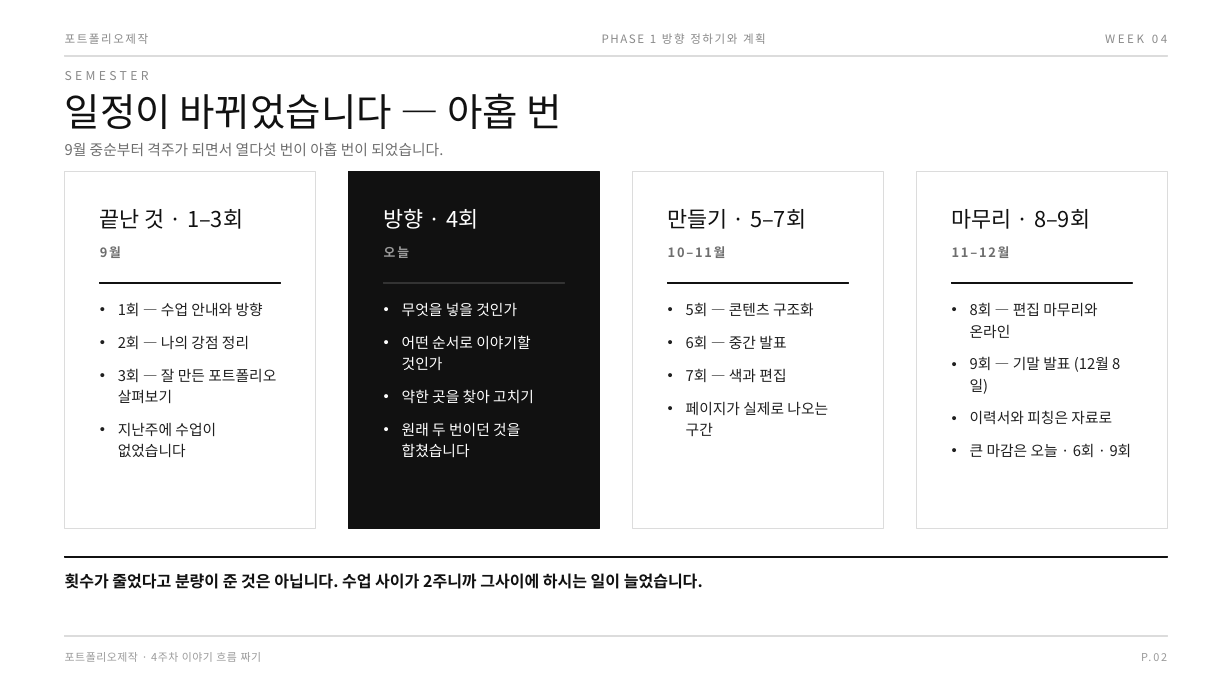
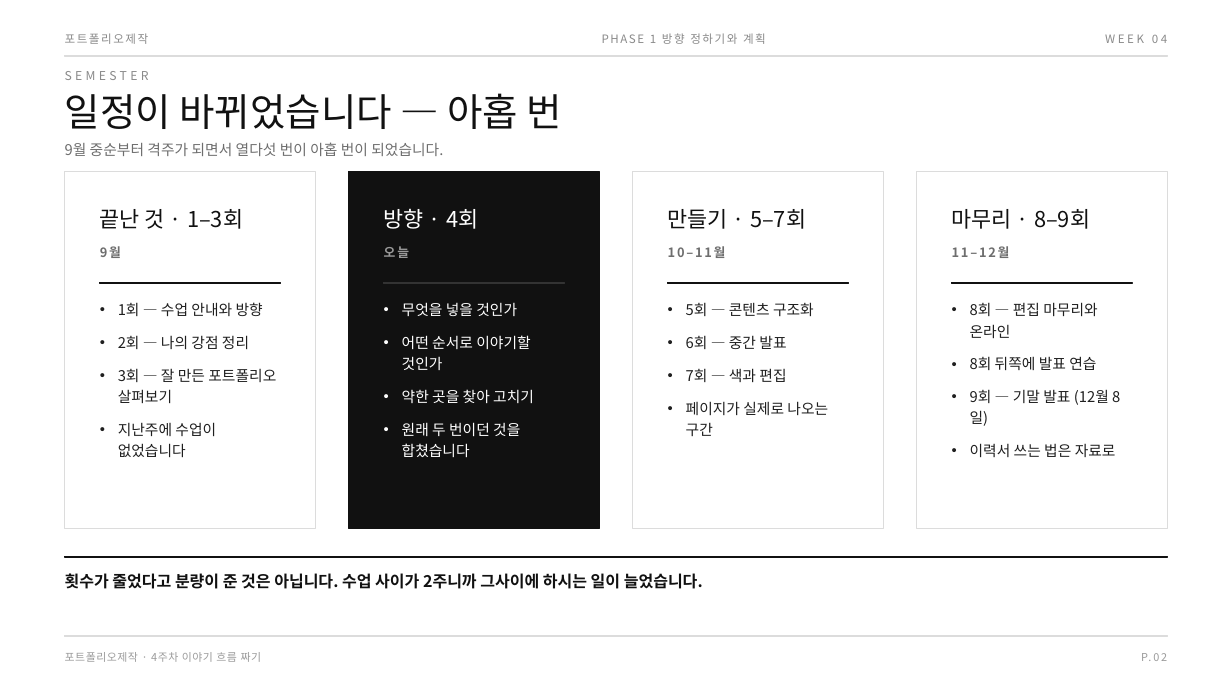
Before and after one commit to design-eng/MIN.D, a slide deck: slide 3 of dist/weeks-포트폴리오제작/포트폴리오제작_04주차_이야기흐름짜기.pptx. Drawn at 1232x693 pixels with LibreOffice and Linux fonts; fonts in the diff are those of the drawing. Boxes give left, top, right and bottom in pixels: in the first picture for what was removed or moved away, otherwise in the second. Text is boxed around its words. In the diff, an @@ line names an element or a change of style, - is before the commit and + after.

```diff
--- a/dist/weeks-포트폴리오제작/포트폴리오제작_04주차_이야기흐름짜기.pptx
+++ b/dist/weeks-포트폴리오제작/포트폴리오제작_04주차_이야기흐름짜기.pptx
@@ text at box(970, 356, 1096, 370): paragraph added @@
+• 8회 뒤쪽에 발표 연습
@@ text at box(970, 443, 1116, 457): text changed @@
-• 이력서와 피칭은 자료로
-• 큰 마감은 오늘 · 6회 · 9회
+• 이력서 쓰는 법은 자료로
```
Also in this commit, not shown: 3 other files.
